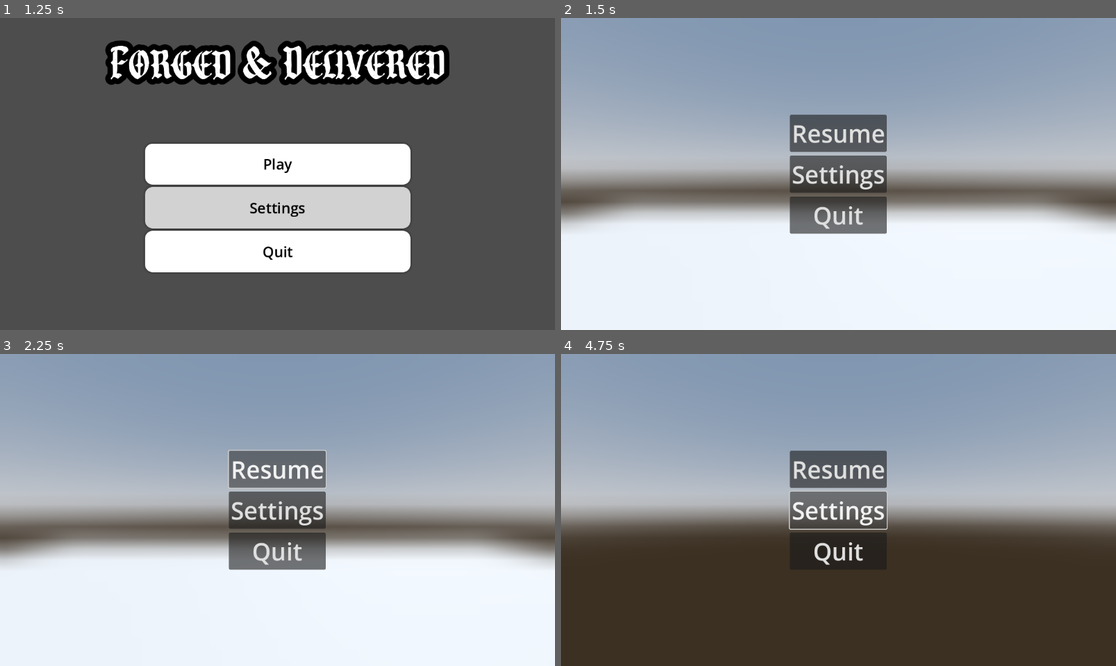
Above: before the commit, frames 1-4 (two rows, left to right).
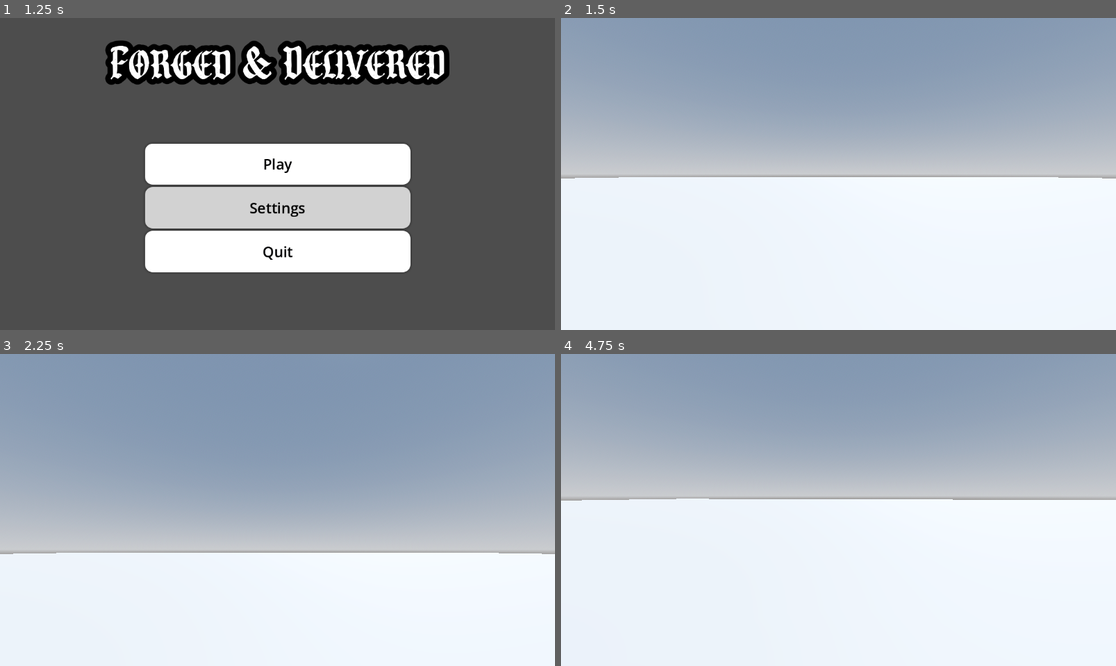
Above: after the commit, the same moments.

Repository: FishyMan1/ForgedAndDelivered
Game: Godot game, scene res://Title.tscn
The game is run twice, just before and just after one commit, with the same random seed, the same clock (stepped at 60 frames per second) and the same inputs.
Inputs (mouse positions are in pixels of both pictures, inside the frame that each line leads up to):
- Up to frame 1 (1.25 s): click "Settings" at 0.5 s
- Up to frame 2 (1.5 s): click "Play" at 1.25 s
- Up to frame 3 (2.25 s): click (277, 469) at 2 s, where only the run before the commit has a clickable "Resume"
- Up to frame 4 (4.75 s): click (838, 510) at 2.75 s, where only the run before the commit has a clickable "Settings"; move the mouse to (866, 510) at 3.52 s; hold Shift (sprint) 3.53-4.28 s; hold W (up) from 3.53 s (still down); move the mouse to (810, 510) at 4.27 s; tap Shift (sprint) at 4.35 s

Frame 1 is identical in both runs. In frame 2, 19% of the frame differs, in the area x 0-100%, y 30-70%; in frame 3, 22%; in frame 4, 56%, in the area x 0-100%, y 30-100%.

Commit message:
Pause menu now hides

Diff:
--- /dev/null
+++ b/Settings.tscn
@@ -0,0 +1,9 @@
+[gd_scene format=3 uid="uid://bggampp5j6g0u"]
+
+[node name="Settings" type="Control"]
+layout_mode = 3
+anchors_preset = 15
+anchor_right = 1.0
+anchor_bottom = 1.0
+grow_horizontal = 2
+grow_vertical = 2
--- a/Title.tscn
+++ b/Title.tscn
@@ -89,9 +89,9 @@
 layout_mode = 1
 anchors_preset = -1
 anchor_right = 0.5
-offset_left = -307.0
+offset_left = -348.0
 offset_top = -315.0
-offset_right = 308.0
+offset_right = 349.0
 offset_bottom = -135.0
 grow_horizontal = 2
 theme_override_constants/shadow_offset_y = -95
@@ -115,7 +115,7 @@
 grow_vertical = 2
 theme_override_constants/separation = 5
 
-[node name="Button" type="Button" parent="VBoxContainer"]
+[node name="Start" type="Button" parent="VBoxContainer"]
 layout_mode = 2
 size_flags_vertical = 3
 theme_override_colors/font_hover_color = Color(0, 0, 0, 1)
@@ -129,7 +129,7 @@
 theme_override_styles/normal = SubResource("StyleBoxFlat_e704d")
 text = "Play"
 
-[node name="Button2" type="Button" parent="VBoxContainer"]
+[node name="Options" type="Button" parent="VBoxContainer"]
 layout_mode = 2
 size_flags_vertical = 3
 theme_override_colors/font_hover_color = Color(0, 0, 0, 1)
@@ -143,7 +143,7 @@
 theme_override_styles/normal = SubResource("StyleBoxFlat_e704d")
 text = "Settings"
 
-[node name="Button3" type="Button" parent="VBoxContainer"]
+[node name="Quit" type="Button" parent="VBoxContainer"]
 layout_mode = 2
 size_flags_vertical = 3
 theme_override_colors/font_hover_color = Color(0, 0, 0, 1)
@@ -157,6 +157,6 @@
 theme_override_styles/normal = SubResource("StyleBoxFlat_e704d")
 text = "Quit"
 
-[connection signal="pressed" from="VBoxContainer/Button" to="." method="_on_start_pressed"]
-[connection signal="pressed" from="VBoxContainer/Button2" to="." method="_on_setting_pressed"]
-[connection signal="pressed" from="VBoxContainer/Button3" to="." method="_on_quit_pressed"]
+[connection signal="pressed" from="VBoxContainer/Start" to="." method="_on_start_pressed"]
+[connection signal="pressed" from="VBoxContainer/Options" to="." method="_on_setting_pressed"]
+[connection signal="pressed" from="VBoxContainer/Quit" to="." method="_on_quit_pressed"]
--- a/game.gd
+++ b/game.gd
@@ -2,6 +2,11 @@
 
 @onready var pause_menu = $"Player/Pause menu"
 var paused = false
+
+func _ready():
+	pause_menu.hide()
+	Engine.time_scale = 1
+	Input.mouse_mode = Input.MOUSE_MODE_HIDDEN
 
 # Called every frame. 'delta' is the elapsed time since the previous frame.
 func _process(delta):
@@ -12,9 +17,9 @@
 	if paused:
 		pause_menu.hide()
 		Engine.time_scale = 1
-		Input.mouse_mode = Input.MOUSE_MODE_VISIBLE
+		Input.mouse_mode = Input.MOUSE_MODE_HIDDEN
 	else:
 		pause_menu.show()
 		Engine.time_scale = 0
-
+		Input.mouse_mode = Input.MOUSE_MODE_VISIBLE
 	paused = !paused
--- a/game.tscn
+++ b/game.tscn
@@ -35,7 +35,7 @@
 [node name="CSGBox3D" type="CSGBox3D" parent="."]
 transform = Transform3D(1, 0, 0, 0, 1, 0, 0, 0, 1, 0, 0.0625754, 0)
 use_collision = true
-size = Vector3(20, 0.001, 20)
+size = Vector3(200, 0.001, 200)
 
 [node name="Player" type="CharacterBody3D" parent="."]
 script = ExtResource("1_80nbo")
--- a/pause_menu.gd
+++ b/pause_menu.gd
@@ -2,13 +2,15 @@
 
 @onready var main = $"../../"
 
+func _ready():
+	main.pauseMenu()
 
 func _on_resume_pressed() -> void:
 	main.pauseMenu()
 
 
 func _on_settings_pressed() -> void:
-	print("Settings pressed.")
+	get_tree()
 
 
 func _on_quit_pressed() -> void:
--- a/pause_menu.tscn
+++ b/pause_menu.tscn
@@ -9,11 +9,14 @@
 
 [node name="Pause menu" type="Control"]
 layout_mode = 3
-anchors_preset = 15
-anchor_right = 1.0
-anchor_bottom = 1.0
+anchor_right = 1.77
+anchor_bottom = 1.625
+offset_right = -0.0401611
+offset_bottom = -0.00012207
 grow_horizontal = 2
 grow_vertical = 2
+size_flags_horizontal = 3
+size_flags_vertical = 3
 script = ExtResource("1_hdmo1")
 
 [node name="ColorRect" type="ColorRect" parent="."]
@@ -26,8 +29,8 @@
 
 [node name="MarginContainer" type="MarginContainer" parent="."]
 layout_mode = 0
-offset_right = 1151.0
-offset_bottom = 650.0
+offset_right = 1150.0
+offset_bottom = 648.0
 
 [node name="VBoxContainer" type="VBoxContainer" parent="MarginContainer"]
 layout_mode = 2
